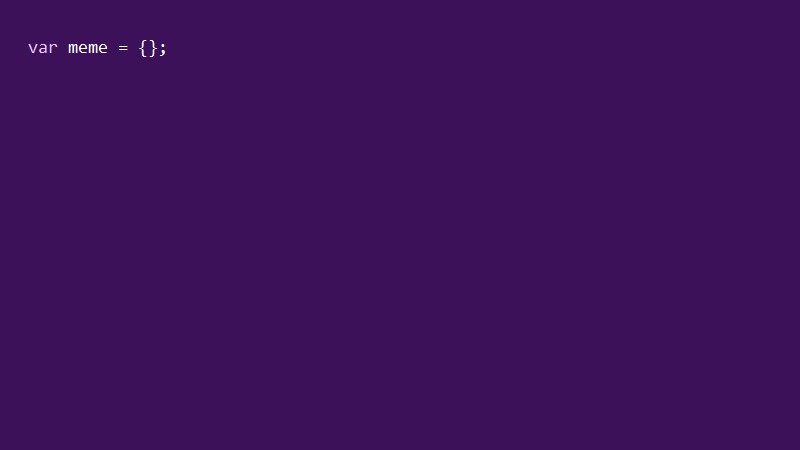
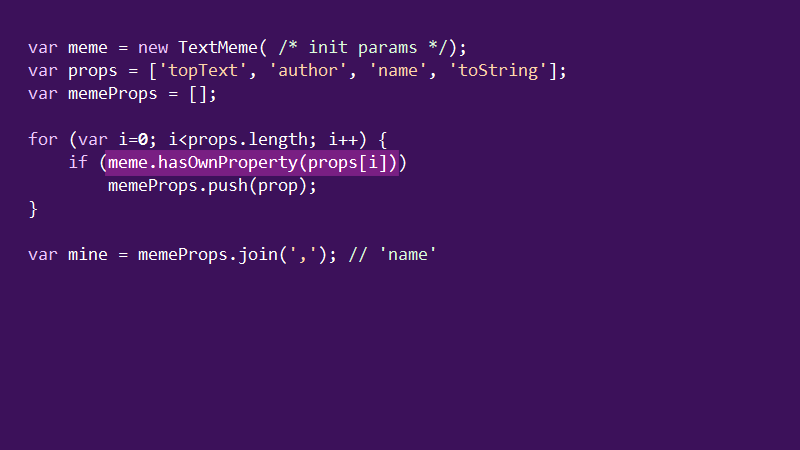
Layers edited between the first and the second 800 × 450 image:
showed group "Prototype" (21 layers) over [28, 39, 565, 264]
added layer "PrototypeChain1d copy" (addition, 84%) in group "Prototype" over [105, 150, 399, 176]
added layer "Layer 4" in group "Prototype" over [28, 39, 565, 264]
hid group "Instance" (6 layers) over [28, 39, 565, 264]
